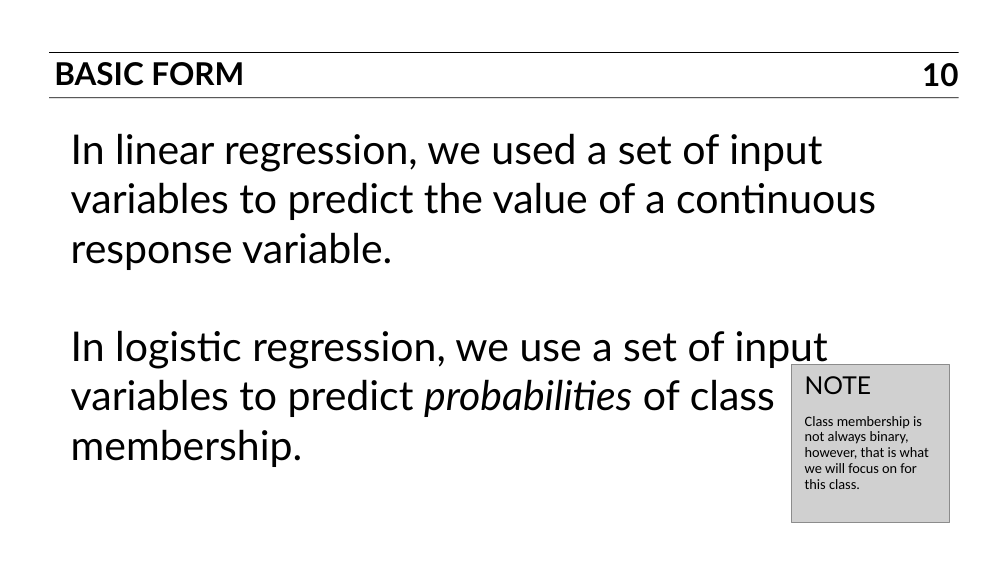
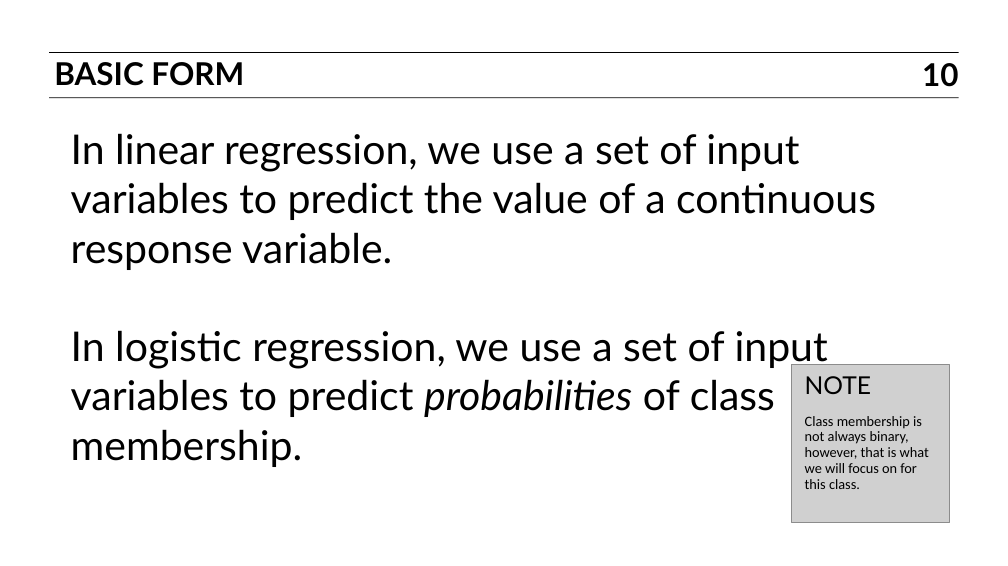
Before and after one commit to araveret/DAT6, a slide deck: slide 10 of slides/04_logistic_regression.pptx. Drawn at 1008x566 pixels with LibreOffice and Linux fonts; fonts in the diff are those of the drawing; grey boxes stand for pictures. Boxes give left, top, right and bottom in pixels: in the first picture for what was removed or moved away, otherwise in the second. Text is boxed around its words. In the diff, an @@ line names an element or a change of style, - is before the commit and + after.

```diff
--- a/slides/04_logistic_regression.pptx
+++ b/slides/04_logistic_regression.pptx
@@ text at (71, 133, 876, 270): text changed @@
-In linear regression, we used a set of input variables to predict the value of a continuous response variable.
+In linear regression, we use a set of input variables to predict the value of a continuous response variable.
```
Also in this commit, not shown: 4 other slides changed.
